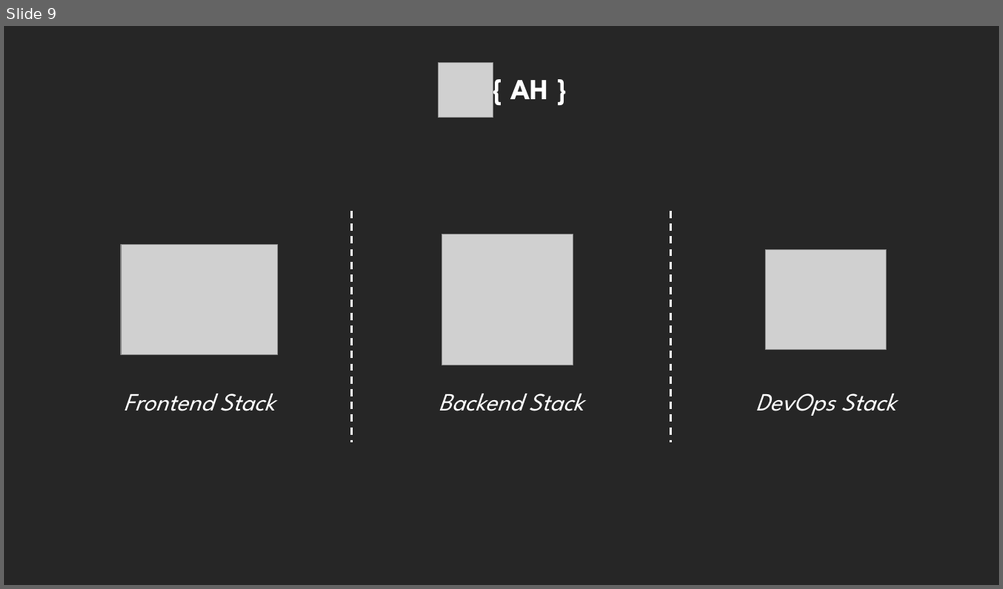
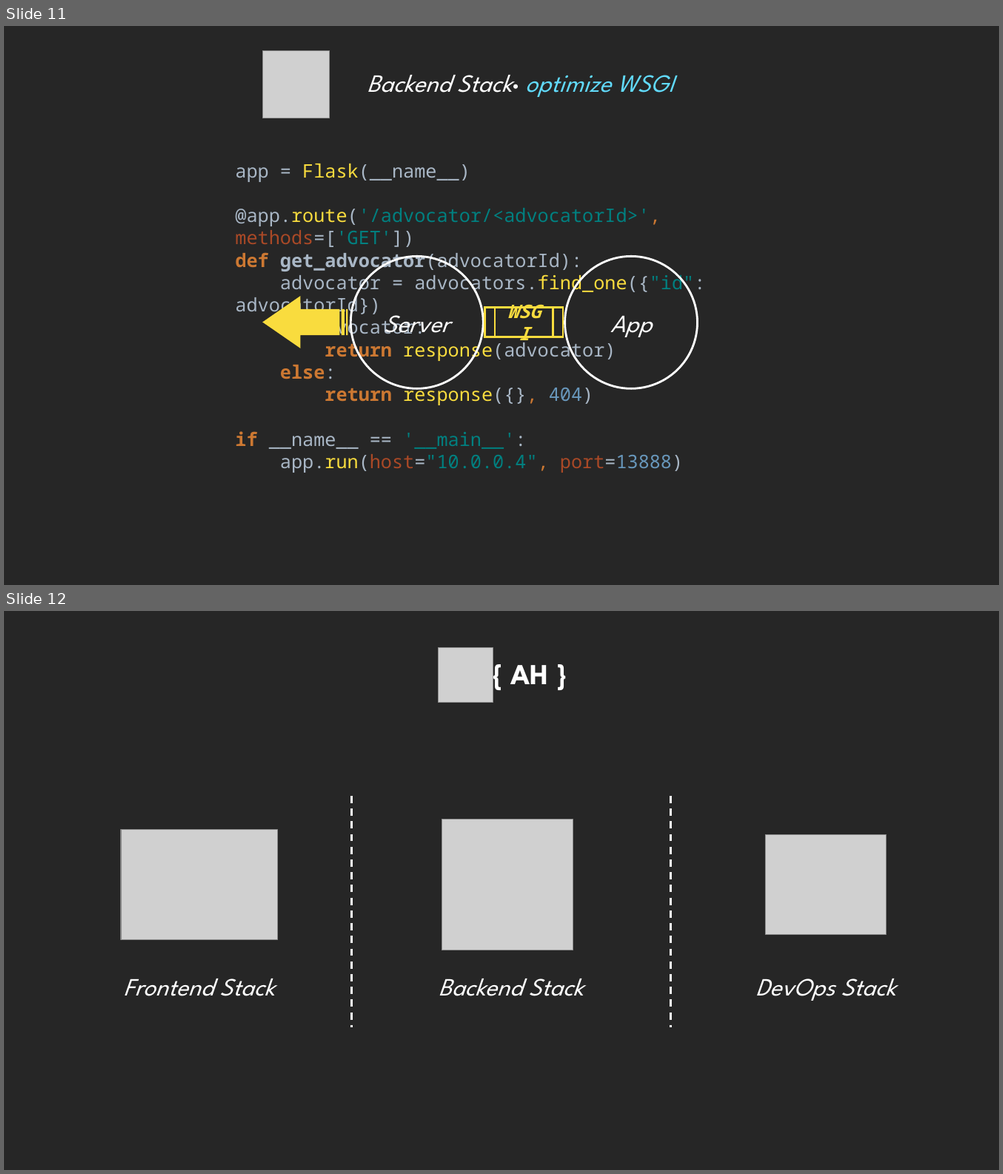
Before and after one commit to LucasDvp/advocateHub-docs, a slide deck: How_AH_Using_OSes.pptx. Shown one above the other, each under a label of ours: slide 9 before the commit, slides 11 and 12 after it. The pictures are 1003x589 and 1003x1174 pixels, drawn with LibreOffice and Linux fonts; fonts in the diff are those of the drawing; grey boxes stand for pictures. Boxes give left, top, right and bottom in pixels: in the first picture for what was removed or moved away, otherwise in the second. Text is boxed around its words. In the diff, an @@ line names an element or a change of style, - is before the commit and + after.

```diff
--- a/How_AH_Using_OSes.pptx
+++ b/How_AH_Using_OSes.pptx
@@ slide 11 added at (x1=4, y1=26, x2=999, y2=585), background #262626 @@
@@ picture added at (x1=262, y1=50, x2=330, y2=118) @@
@@ text added at (x1=367, y1=75, x2=674, y2=97), 24 pt, text #FFFFFF, italic @@
+Backend Stack· optimize WSGI
@@ text added at (x1=235, y1=164, x2=705, y2=473), 18 pt, text #A9B7C6 @@
+app = Flask(__name__)
+@app.route('/advocator/<advocatorId>', methods=['GET'])
+def get_advocator(advocatorId):
+advocator = advocators.find_one({"id": advocatorId})
+if advocator:
+return response(advocator)
+else:
+return response({}, 404)
+if __name__ == '__main__':
+app.run(host="10.0.0.4", port=13888)
@@ ellipse added at (x1=351, y1=257, x2=484, y2=389), outline #FFFFFF 2 pt, 24 pt, text #FFFFFF, italic @@
+Server
@@ ellipse added at (x1=565, y1=257, x2=698, y2=389), outline #FFFFFF 2 pt, 24 pt, text #FFFFFF, italic @@
+App
@@ striped right arrow added at (x1=262, y1=296, x2=347, y2=349), fill #F9DC3E @@
@@ flow chart predefined process added at (x1=485, y1=308, x2=563, y2=338), outline #F9DC3E 2 pt, 18 pt, text #F9DC3E, bold, italic @@
+WSGI
@@ what was slide 9 is now slide 12 @@
```
Also in this commit, not shown: 1 slide changed, 2 other slides added.
